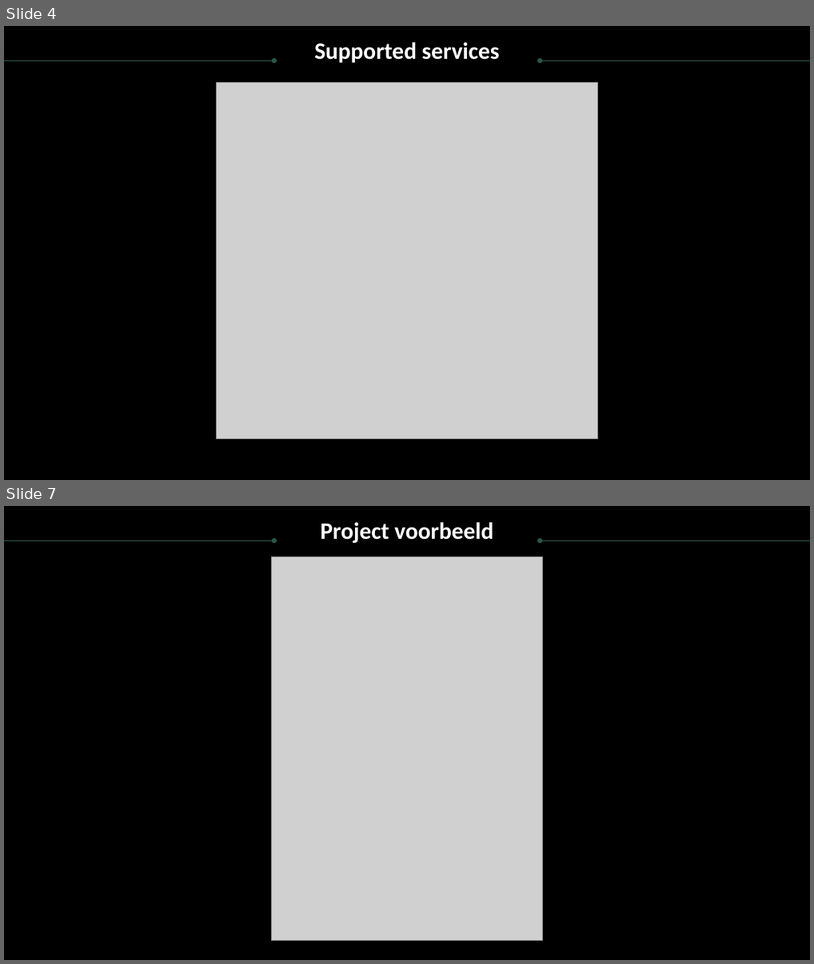
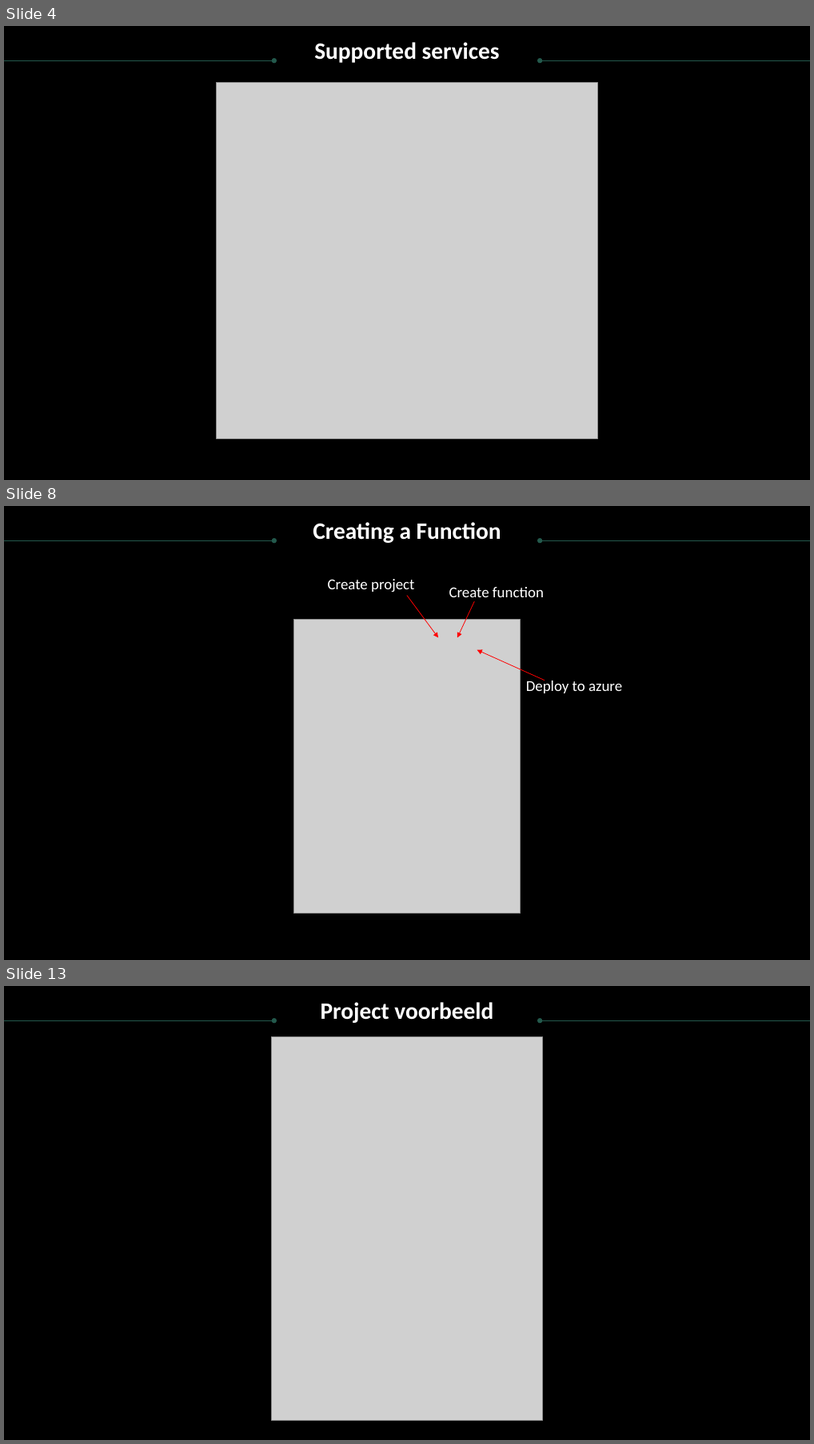
Before and after one commit to RamboBD/CloudMinorDocumenten, a slide deck: Function apps Research story.pptx. Shown one above the other, each under a label of ours: slides 4 and 7 before the commit, slides 4, 8 and 13 after it; the slides between them are not shown. The pictures are 814x964 and 814x1444 pixels, drawn with LibreOffice and Linux fonts; fonts in the diff are those of the drawing; grey boxes stand for pictures; background and template pictures are left out. Boxes give left, top, right and bottom in pixels: in the first picture for what was removed or moved away, otherwise in the second. Text is boxed around its words. In the diff, an @@ line names an element or a change of style, - is before the commit and + after.

```diff
--- a/Function apps Research story.pptx
+++ b/Function apps Research story.pptx
@@ slide 8 added at (4,506,810,960), background picture (left out) @@
@@ text added at (313,522,502,543), 28 pt, text #FFFFFF, bold @@
+Creating a Function
@@ arrow added from (4, 540) to (274, 540), #23594C 0.75 pt @@
@@ arrow added from (810, 540) to (540, 540), #23594C 0.75 pt @@
@@ text added at (328,579,414,592), 18 pt, text #FFFFFF @@
+Create project
@@ arrow added from (407, 596) to (438, 637), #FF0000 0.75 pt @@
@@ text added at (450,587,544,602), 18 pt, text #FFFFFF @@
+Create function
@@ arrow added from (474, 601) to (458, 637), #FF0000 0.75 pt @@
@@ picture added at (294,620,521,913) @@
@@ arrow added from (545, 680) to (477, 650), #FF0000 0.75 pt @@
@@ text added at (526,678,622,693), 18 pt, text #FFFFFF @@
+Deploy to azure
@@ what was slide 7 is now slide 13 @@
```
Also in this commit, not shown: 3 slides changed, 11 other slides added.
